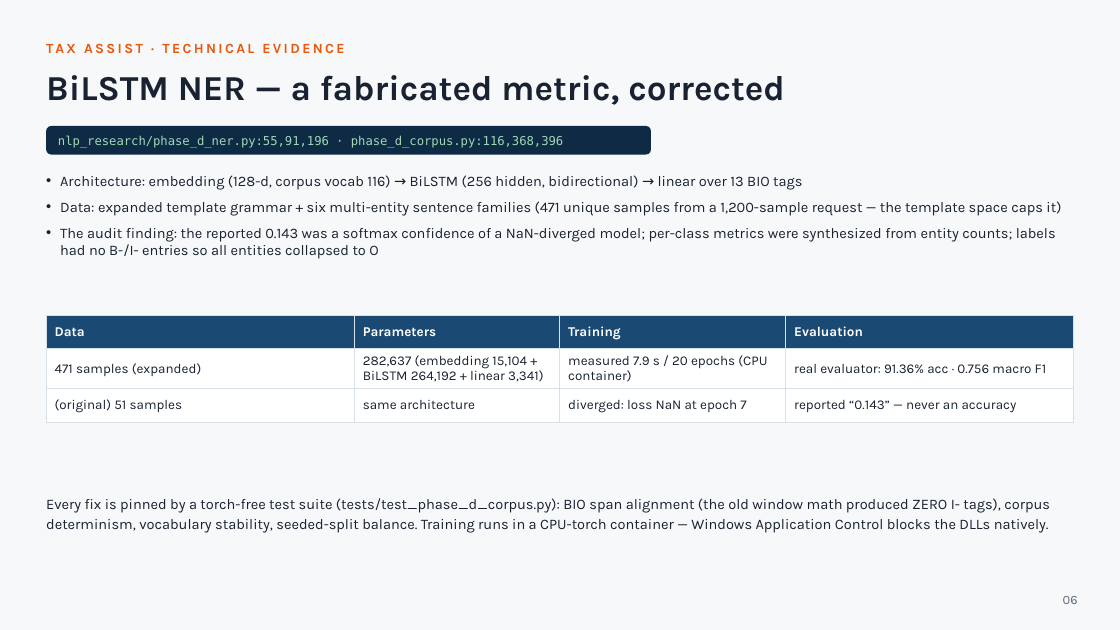
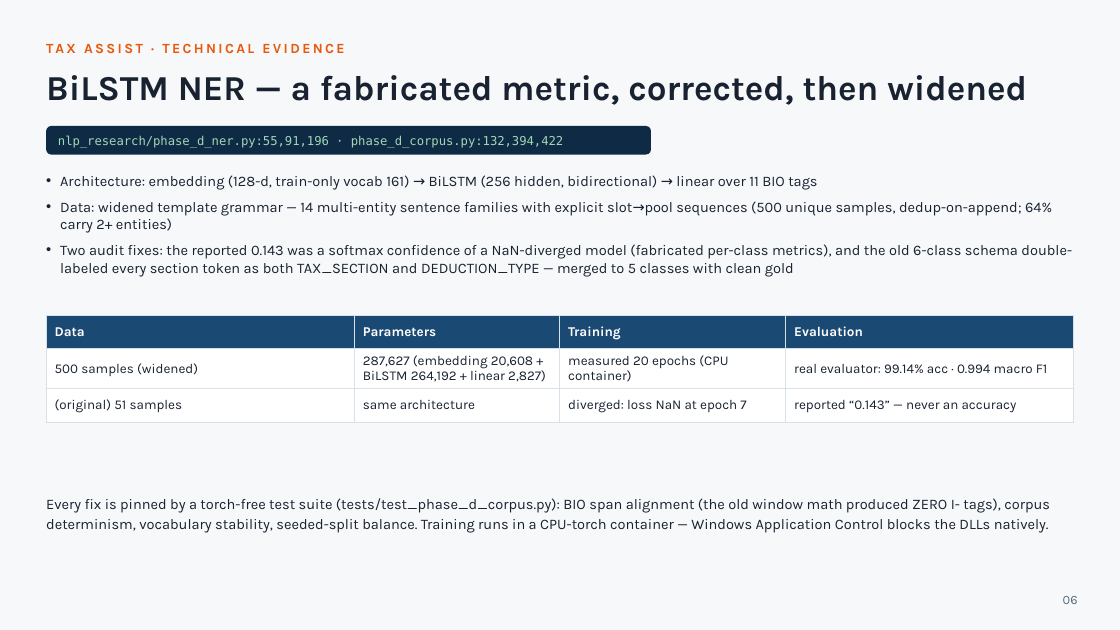
Before and after one commit to Jayant1711/Tax_Assist-system, a slide deck: slide 6 of TaxAssist_Technical_Evidence_Deck.pptx. Drawn at 1120x630 pixels with LibreOffice and Linux fonts; fonts in the diff are those of the drawing. Boxes give left, top, right and bottom in pixels: in the first picture for what was removed or moved away, otherwise in the second. Text is boxed around its words. In the diff, an @@ line names an element or a change of style, - is before the commit and + after.

Commit message:
feat(nlp_research): NER grammar widening — the deferred Sprint-7 item, measured honestly
Grammar:
- word pools widened (Indian-grouped amounts, 80ccd_1b, AY-style dates,
  surcharge-scale percents); DATE_RE gained the YYYY-MM alternative
- multi-entity templates: 6 -> 14, each with an EXPLICIT slot->pool
  sequence (the old bucket fill produced nonsense like 'hra received
  50000 which is 80c of my basic')
- single-entity families widened (+2-3 natural phrasings per type)

Gold-label integrity (found while widening):
- PERCENT_RE / MONEY_RE now REQUIRE their markers: the old
  optional-suffix forms matched every bare digit, so 'as on 1 april
  2024' carried stray PERCENT:1 / PERCENT:2024 / MONEY:2024 gold spans
  and ~98% of the corpus became accidental multi-entity
- the label schema shrank 6 -> 5: DEDUCTION_TYPE merged into
  TAX_SECTION — the two regex classes matched the SAME token set, one
  span carried two gold entities, and the encoder's later label
  silently overwrote the earlier one (TAX_SECTION gold had collapsed
  to 2 tokens in the whole test split; now 42 with the merged schema)
- dedup-on-append across all generation loops (500 raw -> 377 unique
  before; now 500/500)
- the vocabulary builds from the TRAIN rows only (seeded_corpus_split
  splits the corpus before featurization; unseen test tokens map to
  <unk>) — the ml-review P2, closed in this pass

Measurement (CPU container, epochs 20, seed 472):
- BiLSTM NER: 99.14% token accuracy / 0.994 macro-F1 (was 91.36% /
  0.756 pre-widening); 287,627 params; TAX_SECTION support 42
- the regression tests are schema-generic and pass unchanged (docstring
  updated); backend 1,235 passed / 0 failed / 1 skipped
- paper (narrative + NLP table), both decks, both reference editions,
  the LOCAL html generator and the registries (RUN-007 amended, MODEL
  row re-pointed) all cite the widened numbers

```diff
--- a/TaxAssist_Technical_Evidence_Deck.pptx
+++ b/TaxAssist_Technical_Evidence_Deck.pptx
@@ text at [46, 75, 1027, 105]: text changed @@
-BiLSTM NER — a fabricated metric, corrected
+BiLSTM NER — a fabricated metric, corrected, then widened
@@ text at [58, 135, 563, 148]: text changed @@
-nlp_research/phase_d_ner.py:55,91,196 · phase_d_corpus.py:116,368,396
+nlp_research/phase_d_ner.py:55,91,196 · phase_d_corpus.py:132,394,422
@@ text at [60, 175, 1072, 277]: text changed @@
-• Architecture: embedding (128-d, corpus vocab 116) → BiLSTM (256 hidden, bidirectional) → linear over 13 BIO tags
-• Data: expanded template grammar + six multi-entity sentence families (471 unique samples from a 1,200-sample request — the template space caps it)
-• The audit finding: the reported 0.143 was a softmax confidence of a NaN-diverged model; per-class metrics were synthesized from entity counts; labels had no B-/I- entries so all entities collapsed to O
+• Architecture: embedding (128-d, train-only vocab 161) → BiLSTM (256 hidden, bidirectional) → linear over 11 BIO tags
+• Data: widened template grammar — 14 multi-entity sentence families with explicit slot→pool sequences (500 unique samples, dedup-on-append; 64% carry 2+ entities)
+• Two audit fixes: the reported 0.143 was a softmax confidence of a NaN-diverged model (fabricated per-class metrics), and the old 6-class schema double-labeled every section token as both TAX_SECTION and DEDUCTION_TYPE — merged to 5 classes with clean gold
@@ table at [46, 315, 1074, 417] @@
-row 2: 471 samples (expanded) | 282,637 (embedding 15,104 + BiLSTM 264,192 + linear 3,341) | measured 7.9 s / 20 epochs (CPU container) | real evaluator: 91.36% acc · 0.756 macro F1
+row 2: 500 samples (widened) | 287,627 (embedding 20,608 + BiLSTM 264,192 + linear 2,827) | measured 20 epochs (CPU container) | real evaluator: 99.14% acc · 0.994 macro F1
```
Also in this commit, not shown: 1 other slide changed, 14 other files.
